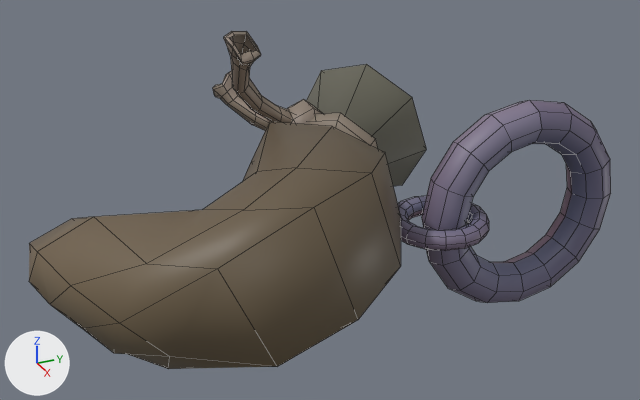
The FBX model gmtk25/Assets/Art/Models/CharmsBeads/charm_bag_empty.fbx, before and after one commit.
Both versions are drawn from a camera (50 mm lens) standing at (3.03, -2.38, 1.73) and looking at (-0.2, -0.92, 0.12). Lighting does not change. The marker at lower left points along +X, +Y and +Z. Mesh edges are drawn as thin lines. Vertices at the same position are counted once.

In view in the first picture: 'charm_bag_empty'.
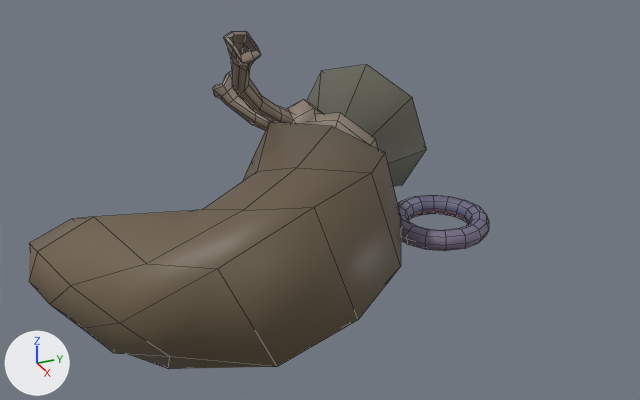
The newer file is also turned or shifted as a whole; pictures and numbers use the older file's frame.

Changed parts and their boxes [x1, y1, x2, y2] in the pictures (640 x 400 px):
```json
{"object": "charm_bag_empty", "change": "reshaped", "before": [29, 31, 611, 369], "after": [29, 31, 489, 369], "on screen": "21% narrower"}
{"part": 1, "of": "me_sphere_008", "change": "cut back", "before": [422, 100, 611, 303], "after": [456, 205, 472, 224]}
```

Edits to the scene script, one JSON object a line:
```json
{"block": "me_sphere_008", "where": "# used by ob_charm_bag_empty; location = (0.0, 0.0, 0.0)"}
{"op": "remove", "block": "me_sphere_008", "code": "me_sphere_008.from_pydata(...)  # 536 vertices, 522 faces; spans x -0.97..0.61, y -2.17..0.51, z -0.52..0.83"}
{"op": "add", "block": "me_sphere_008", "code": "me_sphere_008.from_pydata(...)  # 408 vertices, 394 faces; spans x -0.97..0.61, y -2.17..-0.21, z -0.52..0.83"}
{"block": "me_sphere_008", "change": "me_sphere_008 part 1"}
{"block": "me_sphere_008", "change": "128 vertices are removed from x -0.1..0.1, y -0.51..0.51, z -0.51..0.51"}
{"block": "me_sphere_008", "change": "132 faces are deleted"}
{"block": "me_sphere_008", "change": "1 vertex moves within x 0.0, y -0.3, z 0.0"}
{"block": "me_sphere_008", "change": "4 new faces join them"}
```
